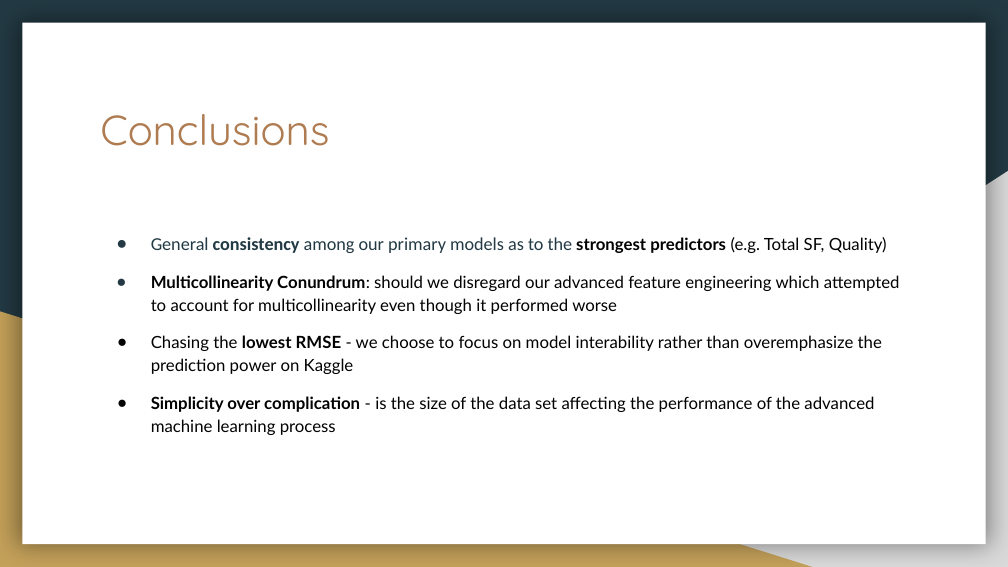
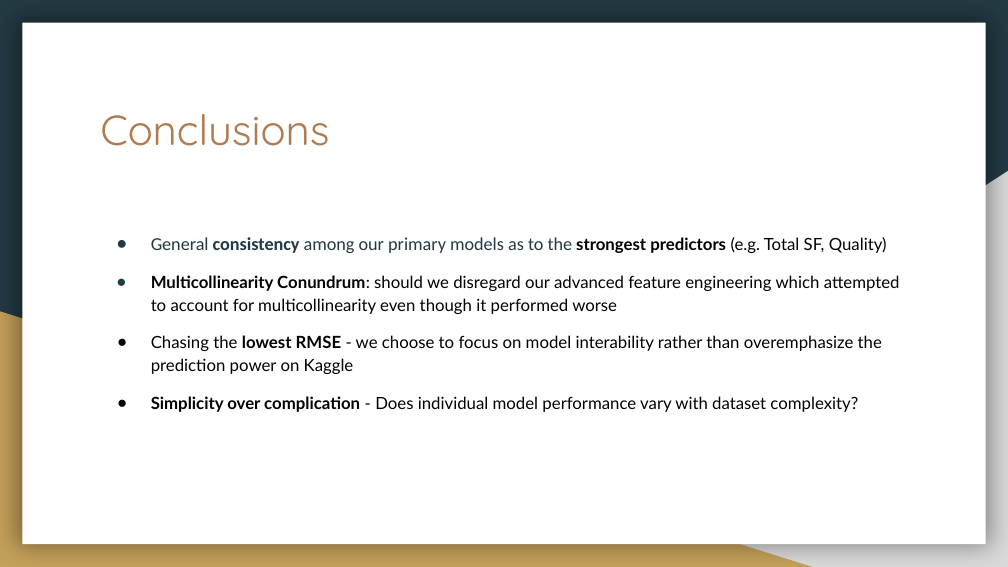
Before and after one commit to tiwariraj/MachineLearningProject, a slide deck: slide 25 of Machine Learning - Null & Void.pptx. Drawn at 1008x567 pixels with LibreOffice and Linux fonts; fonts in the diff are those of the drawing. Boxes give left, top, right and bottom in pixels: in the first picture for what was removed or moved away, otherwise in the second. Text is boxed around its words. In the diff, an @@ line names an element or a change of style, - is before the commit and + after.

Commit message:
last update

```diff
--- a/Machine Learning - Null & Void.pptx
+++ b/Machine Learning - Null & Void.pptx
@@ text at [151, 396, 858, 412]: text changed @@
-● Simplicity over complication - is the size of the data set affecting the performance of the advanced machine learning process
+● Simplicity over complication - Does individual model performance vary with dataset complexity?
```
